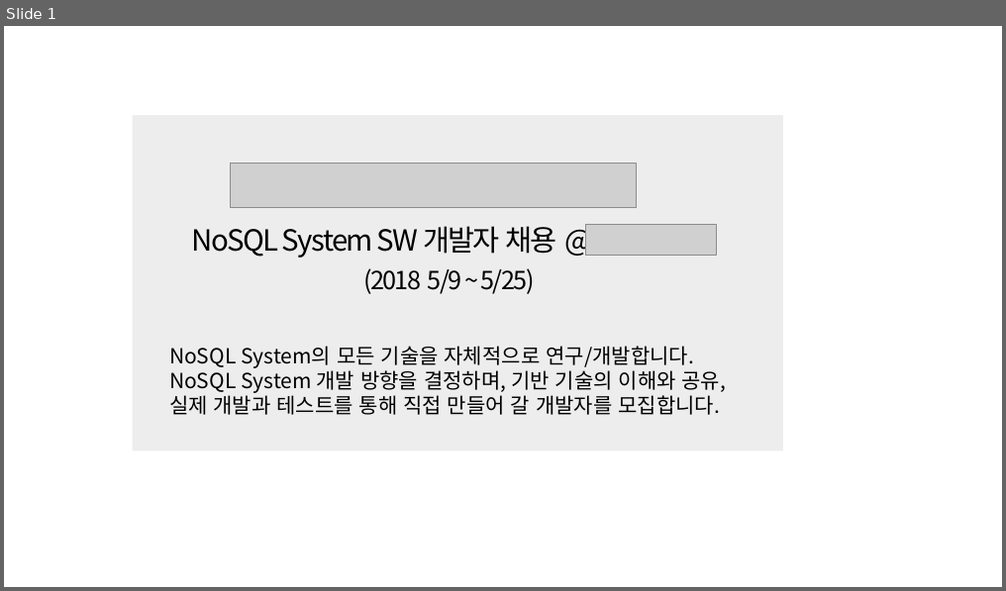
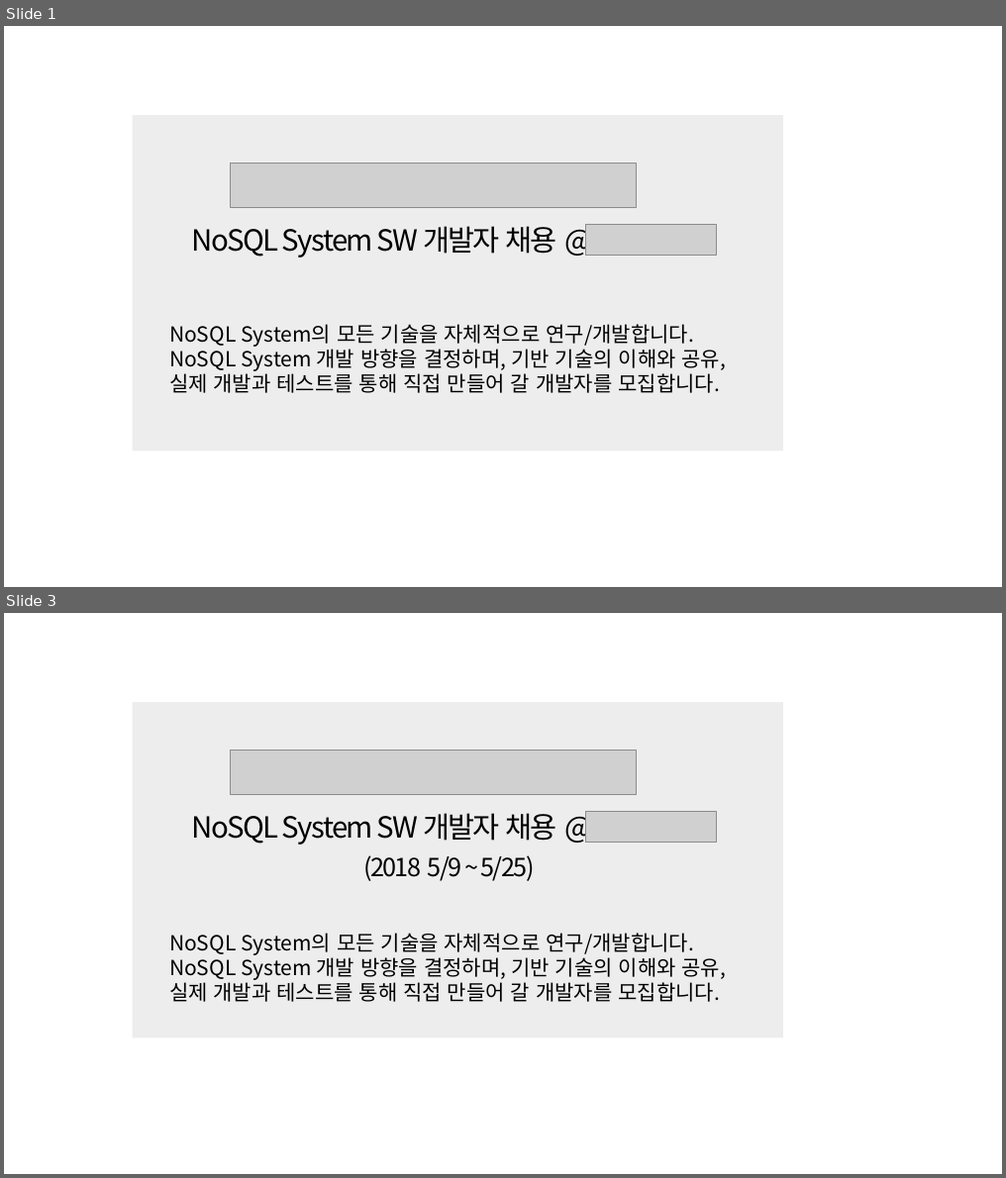
Before and after one commit to jam2in/recruit, a slide deck: images/jam2in-job-posting-images.pptx. Shown one above the other, each under a label of ours: slide 1 before the commit, slides 1 and 3 after it; the slides between them are not shown. The pictures are 1006x591 and 1006x1178 pixels, drawn with LibreOffice and Linux fonts; fonts in the diff are those of the drawing; grey boxes stand for pictures. Boxes give left, top, right and bottom in pixels: in the first picture for what was removed or moved away, otherwise in the second. Text is boxed around its words. In the diff, an @@ line names an element or a change of style, - is before the commit and + after.

```diff
--- a/images/jam2in-job-posting-images.pptx
+++ b/images/jam2in-job-posting-images.pptx
@@ slide 1 added at [4, 26, 1002, 587], background #FFFFFF @@
@@ group added at [132, 115, 782, 452]: 2 pictures, 2 texts, 1 rectangle @@
+NoSQL System SW 개발자 채용 @
+NoSQL System의 모든 기술을 자체적으로 연구/개발합니다.
+NoSQL System 개발 방향을 결정하며, 기반 기술의 이해와 공유,
+실제 개발과 테스트를 통해 직접 만들어 갈 개발자를 모집합니다.
@@ what was slide 1 is now slide 3 @@
```
Also in this commit, not shown: 1 other slide added, 2 other files.
